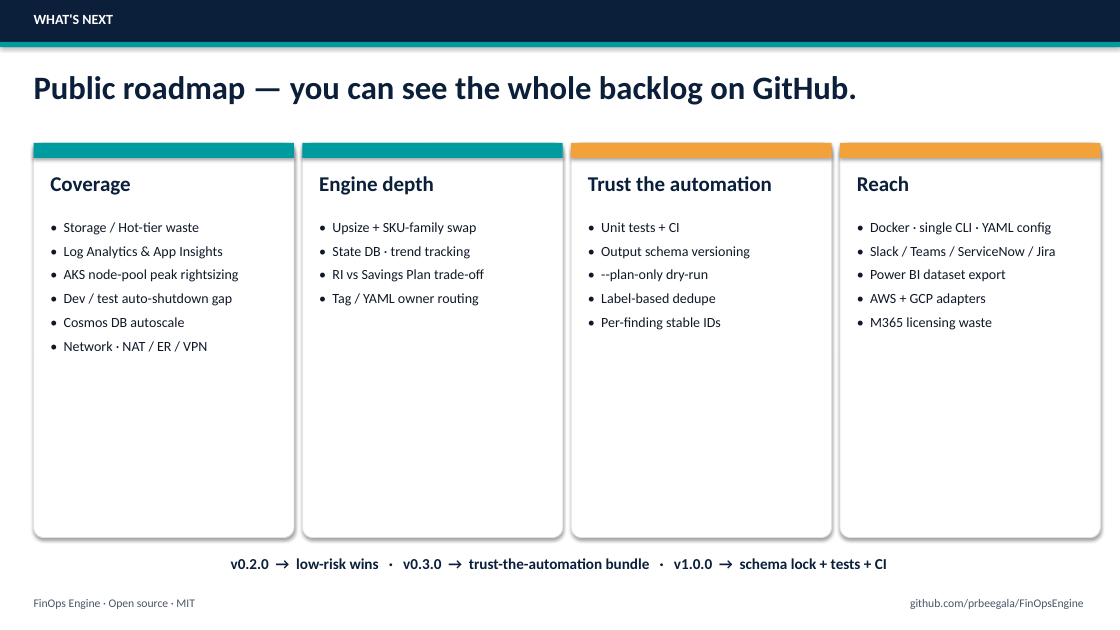
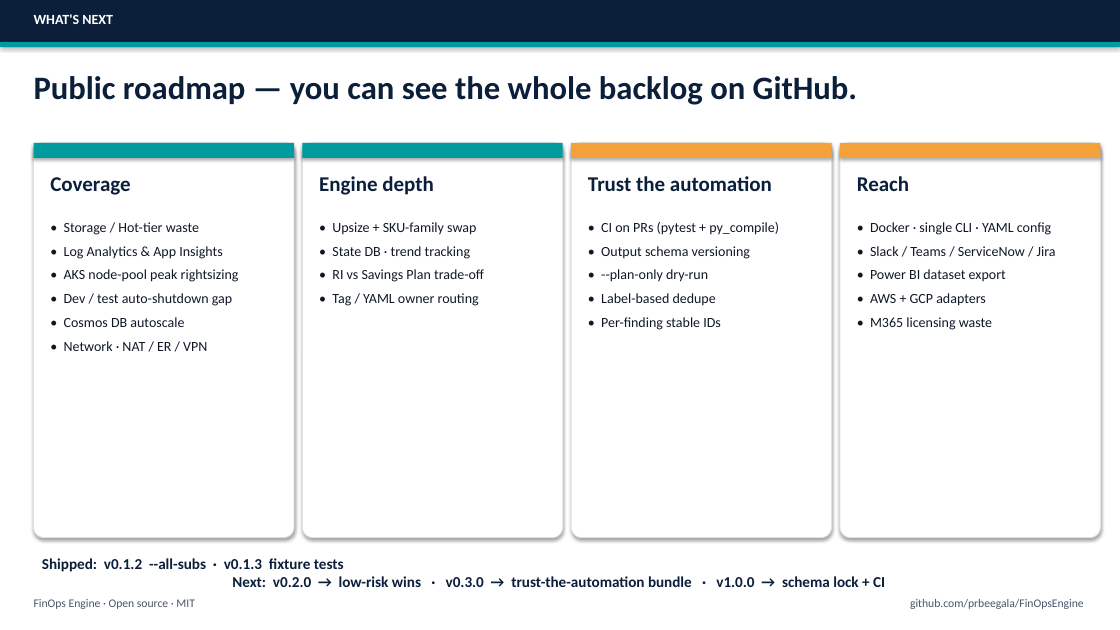
Before and after one commit to prbeegala/FinOpsEngine, a slide deck: slide 11 of docs/finops-engine-overview.pptx. Drawn at 1120x630 pixels with LibreOffice and Linux fonts; fonts in the diff are those of the drawing. Boxes give left, top, right and bottom in pixels: in the first picture for what was removed or moved away, otherwise in the second. Text is boxed around its words. In the diff, an @@ line names an element or a change of style, - is before the commit and + after.

```diff
--- a/docs/finops-engine-overview.pptx
+++ b/docs/finops-engine-overview.pptx
@@ text at bbox=[601, 222, 779, 235]: text changed @@
-• Unit tests + CI
+• CI on PRs (pytest + py_compile)
@@ text at bbox=[42, 558, 885, 587]: text changed @@
-v0.2.0 → low-risk wins · v0.3.0 → trust-the-automation bundle · v1.0.0 → schema lock + tests + CI
+Shipped: v0.1.2 --all-subs · v0.1.3 fixture tests
+Next: v0.2.0 → low-risk wins · v0.3.0 → trust-the-automation bundle · v1.0.0 → schema lock + CI
```
Also in this commit, not shown: 5 other slides changed, 1 other file.
